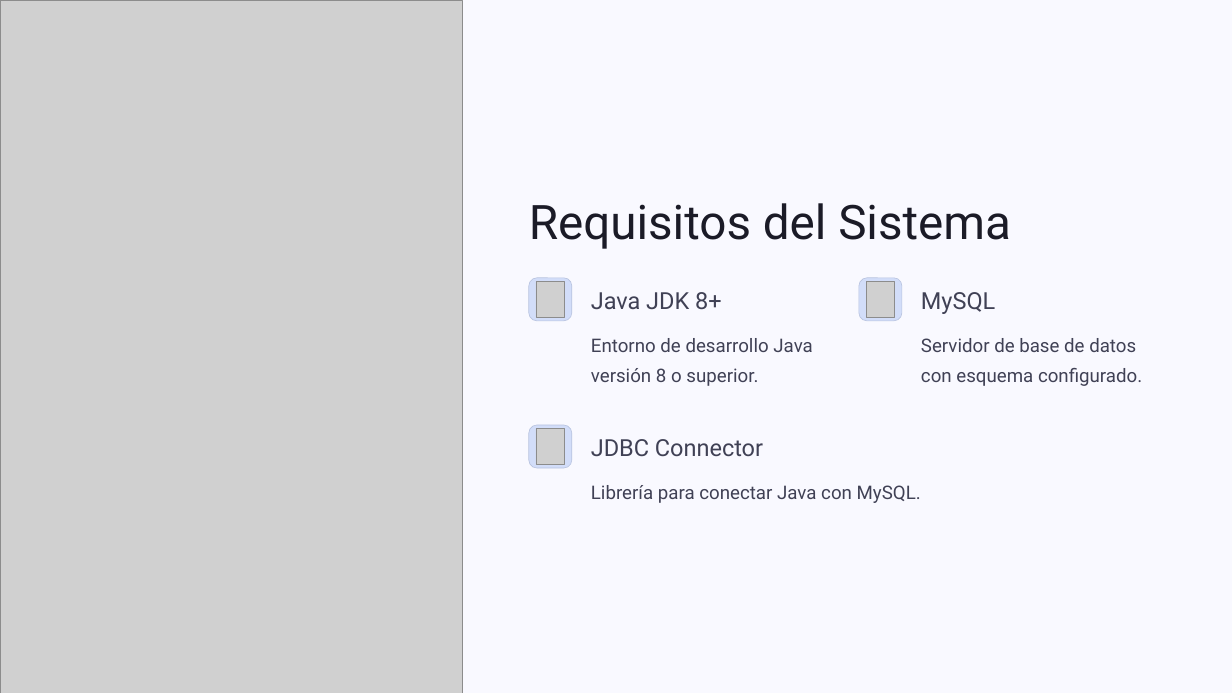
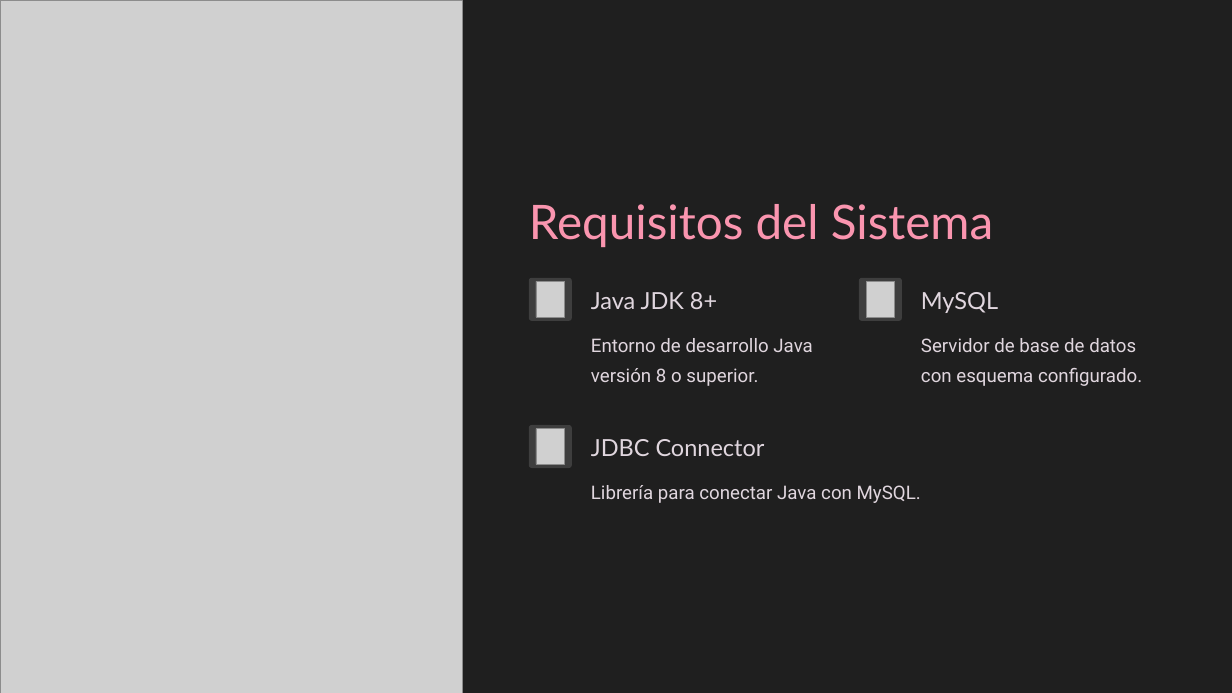
Before and after one commit to aam0101/EventManagerPro, a slide deck: slide 4 of EventManagerPro.pptx. Drawn at 1232x693 pixels with LibreOffice and Linux fonts; fonts in the diff are those of the drawing; grey boxes stand for pictures; background and template pictures are left out. Boxes give left, top, right and bottom in pixels: in the first picture for what was removed or moved away, otherwise in the second. Text is boxed around its words. In the diff, an @@ line names an element or a change of style, - is before the commit and + after.

```diff
--- a/EventManagerPro.pptx
+++ b/EventManagerPro.pptx
@@ rectangle at (0,0,1232,693): fill #F9F9FF to #1F1F1F @@
@@ text "Requisitos del Sistema" at (529,204,993,247): font Roboto to Lato, text colour #1B1B27 to #FA95AF @@
@@ fill #D2DDF9 to #3E3E3E; outline #B8C3DF 0.6 pt to none; proportions changed in 3 elements at (529,278,572,321), (859,278,902,321), (529,425,572,468) @@
@@ font Roboto to Lato, text colour #404155 to #E0D6DE in 3 elements at (591,292,717,309), (921,292,998,313), (591,439,765,456) @@
@@ text colour #404155 to #E0D6DE in 3 elements at (591,338,812,386), (921,338,1142,386), (591,485,921,503) @@
```
Also in this commit, not shown: 4 other slides changed, 2 slides added, 1 slide removed.
